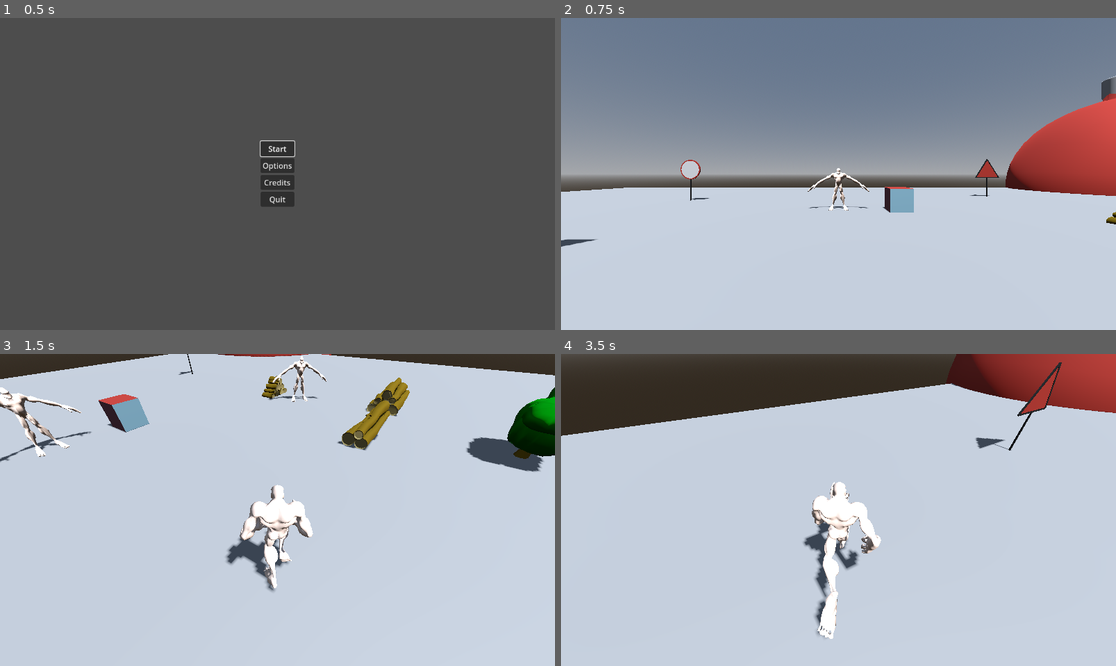
Above: before the commit, frames 1-4 (two rows, left to right).
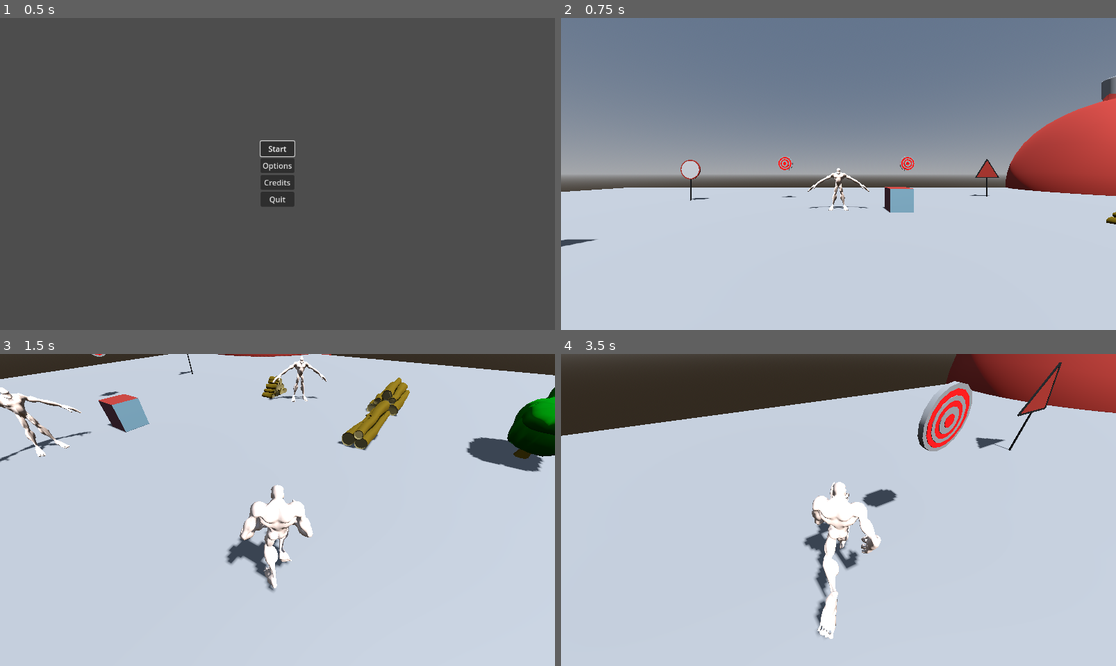
Above: after the commit, the same moments.

Repository: notme84/WildJam76
Game: Godot game, scene res://Scenes/main_menu.tscn
The game is run twice, just before and just after one commit, with the same random seed, the same clock (stepped at 60 frames per second) and the same inputs.
Inputs (mouse positions are in pixels of both pictures, inside the frame that each line leads up to):
- Up to frame 1 (0.5 s): no input
- Up to frame 2 (0.75 s): click "Start" at 0.5 s
- Up to frame 3 (1.5 s): tap Enter at 1.25 s; move the mouse to (305, 510) at 1.27 s; hold W (move_up) from 1.28 s (still down); hold C (camera_mode) from 1.28 s (still down)
- Up to frame 4 (3.5 s): keep holding W (move_up); move the mouse to (810, 510) at 2.02 s; release C (camera_mode) at 2.03 s; click (810, 510) at 2.1 s; move the mouse to (849, 503) at 2.77 s; tap E (melee) at 2.85 s

Frame 1 is identical in both runs. In frame 2, 0.1% of the frame differs, in the area x 39-64%, y 44-58%; in frame 3, less than 0.1%; in frame 4, 1.7%, in the area x 54-75%, y 8-50%.

Commit message:
added practice targets
projectiles often clipping through stuff, will fix in a bit

Diff:
--- a/MarkStuffTemp/main_game.tscn
+++ b/MarkStuffTemp/main_game.tscn
@@ -1,7 +1,8 @@
-[gd_scene load_steps=23 format=3 uid="uid://0s2vyyh3ffjx"]
+[gd_scene load_steps=24 format=3 uid="uid://0s2vyyh3ffjx"]
 
 [ext_resource type="PackedScene" uid="uid://bl64fol7gyyh2" path="res://MarkStuffTemp/yeti_player.tscn" id="1_2w8k1"]
-[ext_resource type="PackedScene" uid="uid://ymj3yisyidsn" path="res://Scenes/yeti_enemy.tscn" id="2_7nskc"]
+[ext_resource type="PackedScene" uid="uid://d0clotds40svo" path="res://Scenes/yeti_enemy.tscn" id="2_7nskc"]
+[ext_resource type="PackedScene" uid="uid://h8q0mnhmd27d" path="res://Scenes/practice_target.tscn" id="2_ie4ed"]
 [ext_resource type="PackedScene" uid="uid://dues512tx2al3" path="res://Scenes/Props/hedge_lumpy.tscn" id="2_ungmc"]
 [ext_resource type="PackedScene" uid="uid://cxajk4s12gg3r" path="res://Scenes/Props/hedge_small.tscn" id="3_dw8wc"]
 [ext_resource type="PackedScene" uid="uid://b2hawylas6qoq" path="res://Scenes/Props/hedge_tall.tscn" id="4_u2r0y"]
@@ -36,6 +37,12 @@
 [node name="MainGame" type="Node3D"]
 
 [node name="YetiPlayer" parent="." instance=ExtResource("1_2w8k1")]
+
+[node name="PracticeTarget" parent="." instance=ExtResource("2_ie4ed")]
+transform = Transform3D(1, 0, 0, 0, 1, 0, 0, 0, 1, -3.5192, 2.30042, -13.7933)
+
+[node name="PracticeTarget2" parent="." instance=ExtResource("2_ie4ed")]
+transform = Transform3D(1, 0, 0, 0, 1, 0, 0, 0, 1, 4.54684, 2.30042, -13.7933)
 
 [node name="Environment" type="Node3D" parent="."]
 
--- a/Scenes/Components/hitbox.gd
+++ b/Scenes/Components/hitbox.gd
@@ -20,6 +20,8 @@
 			return
 
 	#TODO if projectile/snowball, make it destroy itself
+	if body.has_method("hit"):
+		body.hit(owner)
 
 	health_component.take_damage(10)
 
--- /dev/null
+++ b/Scenes/practice_target.gd
@@ -0,0 +1,11 @@
+extends Node3D
+
+@onready var health_component: HealthComponent = $HealthComponent
+
+
+func _ready():
+	health_component.died.connect(on_died)
+
+
+func on_died():
+	queue_free()
--- /dev/null
+++ b/Scenes/practice_target.tscn
@@ -0,0 +1,60 @@
+[gd_scene load_steps=7 format=3 uid="uid://h8q0mnhmd27d"]
+
+[ext_resource type="Script" path="res://Scenes/practice_target.gd" id="1_5ckll"]
+[ext_resource type="Script" path="res://Scenes/Components/health_component.gd" id="2_gpf27"]
+[ext_resource type="Script" path="res://Scenes/Components/hitbox.gd" id="3_3cawm"]
+
+[sub_resource type="CylinderShape3D" id="CylinderShape3D_6i00n"]
+height = 0.1
+
+[sub_resource type="CylinderMesh" id="CylinderMesh_lcyof"]
+height = 0.1
+radial_segments = 16
+rings = 0
+
+[sub_resource type="StandardMaterial3D" id="StandardMaterial3D_ggaf5"]
+albedo_color = Color(1, 0, 0, 1)
+
+[node name="PracticeTarget" type="Node3D"]
+script = ExtResource("1_5ckll")
+
+[node name="HealthComponent" type="Node" parent="."]
+script = ExtResource("2_gpf27")
+max_health = 1.0
+
+[node name="Hitbox" type="Area3D" parent="." node_paths=PackedStringArray("health_component")]
+collision_layer = 0
+collision_mask = 4
+script = ExtResource("3_3cawm")
+health_component = NodePath("../HealthComponent")
+
+[node name="CollisionShape3D" type="CollisionShape3D" parent="Hitbox"]
+transform = Transform3D(1, 0, 0, 0, -4.37114e-08, -1, 0, 1, -4.37114e-08, 0, 0, 0)
+shape = SubResource("CylinderShape3D_6i00n")
+
+[node name="MeshInstance3D" type="MeshInstance3D" parent="."]
+transform = Transform3D(1, 0, 0, 0, -4.37114e-08, -1, 0, 1, -4.37114e-08, 0, 0, 0)
+mesh = SubResource("CylinderMesh_lcyof")
+
+[node name="MeshInstance3D2" type="MeshInstance3D" parent="."]
+transform = Transform3D(0.86, 0, 0, 0, -5.20166e-08, -0.86, 0, 1.19, -3.75918e-08, 0, 0, 0)
+mesh = SubResource("CylinderMesh_lcyof")
+surface_material_override/0 = SubResource("StandardMaterial3D_ggaf5")
+
+[node name="MeshInstance3D3" type="MeshInstance3D" parent="."]
+transform = Transform3D(0.69, 0, 0, 0, -6.03217e-08, -0.69, 0, 1.38, -3.01609e-08, 0, 0, 0)
+mesh = SubResource("CylinderMesh_lcyof")
+
+[node name="MeshInstance3D6" type="MeshInstance3D" parent="."]
+transform = Transform3D(0.56, 0, 0, 0, -6.08025e-08, -0.56, 0, 1.391, -2.44784e-08, 0, 0, 0)
+mesh = SubResource("CylinderMesh_lcyof")
+surface_material_override/0 = SubResource("StandardMaterial3D_ggaf5")
+
+[node name="MeshInstance3D4" type="MeshInstance3D" parent="."]
+transform = Transform3D(0.4, 0, 0, 0, -6.98071e-08, -0.4, 0, 1.597, -1.74846e-08, 0, 0, 0)
+mesh = SubResource("CylinderMesh_lcyof")
+
+[node name="MeshInstance3D5" type="MeshInstance3D" parent="."]
+transform = Transform3D(0.2, 0, 0, 0, -7.65386e-08, -0.2, 0, 1.751, -8.74228e-09, 0, 0, 0)
+mesh = SubResource("CylinderMesh_lcyof")
+surface_material_override/0 = SubResource("StandardMaterial3D_ggaf5")
--- a/Scenes/snowball.tscn
+++ b/Scenes/snowball.tscn
@@ -13,6 +13,7 @@
 
 [node name="Snowball" type="RigidBody3D"]
 collision_layer = 4
+continuous_cd = true
 script = ExtResource("1_8mdrt")
 
 [node name="CollisionShape3D" type="CollisionShape3D" parent="."]
--- a/Script/snowball.gd
+++ b/Script/snowball.gd
@@ -9,6 +9,12 @@
 	return source
 
 
+func hit(hit_object):
+	print("snowball hit " + hit_object.name)
+	#TODO make hit impact sound, particle effect at hit point
+	queue_free()
+
+
 func _on_timer_timeout():
 	print("removing snowball")
 	queue_free()
